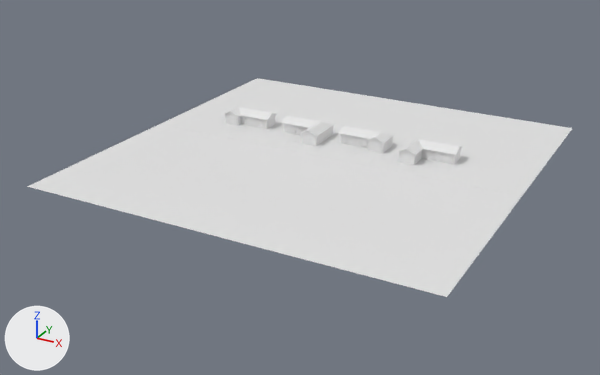
Renders of the Blender file Paperboy.blend from each side of a commit.
The view is the same before and after, from a 50 mm lens placed at (88.0, -172.2, 75.8), pointed at (-3.2, -6.3, -7.1). Lighting does not change. The marker at lower left points along +X, +Y and +Z.
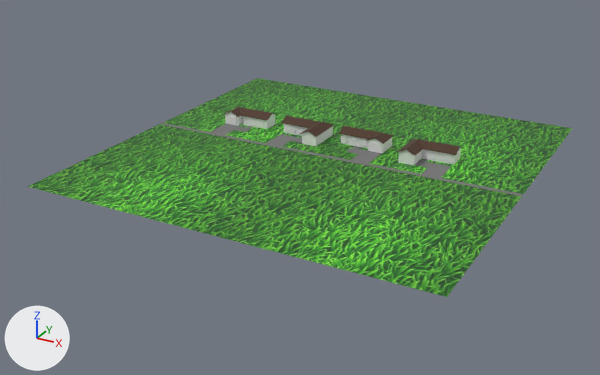
Where the change shows, as pixel boxes (x1, y1, x2, y2) in the pictures (600 x 375 px):
```json
{"object": "Plane", "change": "recoloured", "before": [27, 78, 572, 297], "after": [27, 78, 572, 297], "on screen": "white to green"}
{"object": "Plane.005", "change": "recoloured", "before": [161, 123, 523, 196], "after": [161, 123, 523, 196], "on screen": "white to grey"}
{"object": "Cube.003", "change": "recoloured", "before": [397, 139, 463, 155], "after": [397, 139, 463, 155], "on screen": "white to brown"}
{"object": "Cube.016", "change": "recoloured", "before": [281, 116, 335, 137], "after": [281, 116, 335, 137], "on screen": "white to brown"}
{"object": "Cube.009", "change": "recoloured", "before": [339, 126, 394, 144], "after": [339, 126, 394, 144], "on screen": "white to brown"}
{"object": "Plane.001", "change": "recoloured", "before": [415, 159, 452, 178], "after": [415, 159, 452, 178], "on screen": "white to grey"}
{"object": "Cube.023", "change": "recoloured", "before": [224, 107, 278, 120], "after": [224, 107, 278, 120], "on screen": "white to brown"}
{"object": "Plane.002", "change": "recoloured", "before": [346, 146, 381, 164], "after": [346, 146, 381, 164], "on screen": "white to grey"}
{"object": "Plane.003", "change": "recoloured", "before": [267, 134, 302, 146], "after": [267, 134, 302, 146], "on screen": "white to grey"}
{"object": "Plane.004", "change": "recoloured", "before": [211, 124, 253, 135], "after": [211, 124, 253, 135], "on screen": "white to grey"}
```

Scene script edits in JSON lines:
```json
{"op": "add", "block": "img_b94cc9753e674518e4bb3ef1bc3fd9f3_jpg", "code": ["img_b94cc9753e674518e4bb3ef1bc3fd9f3_jpg = load_image('b94cc9753e674518e4bb3ef1bc3fd9f3.jpg', 'Models/b94cc9753e674518e4bb3ef1bc3fd9f3.jpg', 569, 412, 'sRGB')"]}
{"op": "add", "block": "mat_material", "code": ["mat_material = principled_material('Material')", "mat_material.base_color = (0.179, 0.179, 0.179)  # grey #757575"]}
{"op": "add", "block": "mat_material_002", "code": ["mat_material_002 = principled_material('Material.002')", "mat_material_002.base_color = (0.0668, 0.0271, 0.012)  # brown #492e1d"]}
{"op": "add", "block": "mat_material_001", "code": ["mat_material_001 = bpy.data.materials.new('Material.001')", "# uses the picture img_b94cc9753e674518e4bb3ef1bc3fd9f3_jpg"]}
{"block": "me_plane_001", "where": "me_plane_001.from_pydata(...)  # 4 vertices, 1 face; spans x -50.0..50.0, y -50.0..50.0, z 0.0"}
{"op": "add", "block": "me_plane_001", "code": "me_plane_001.materials.append(mat_material_001)"}
{"block": "me_cube_007", "where": "me_cube_007.from_pydata(...)  # 15 vertices, 12 faces; spans x -2.94..10.21, y 3.92..14.43, z 2.82..4.0"}
{"op": "add", "block": "me_cube_007", "code": "me_cube_007.materials.append(mat_material_002)  # brown #492e1d"}
{"block": "me_plane_002", "where": "me_plane_002.from_pydata(...)  # 28 vertices, 26 faces; spans x 1.39..9.71, y 0.0..9.39, z 0.0..0.04"}
{"op": "add", "block": "me_plane_002", "code": "me_plane_002.materials.append(mat_material)  # grey #757575"}
{"block": "me_cube_019", "where": "me_cube_019.from_pydata(...)  # 15 vertices, 12 faces; spans x -2.94..10.21, y 3.92..14.43, z 2.82..4.0"}
{"op": "add", "block": "me_cube_019", "code": "me_cube_019.materials.append(mat_material_002)  # brown #492e1d"}
{"block": "me_plane_004", "where": "me_plane_004.from_pydata(...)  # 28 vertices, 26 faces; spans x 1.39..9.71, y 0.0..9.39, z 0.0..0.04"}
{"op": "add", "block": "me_plane_004", "code": "me_plane_004.materials.append(mat_material)  # grey #757575"}
{"block": "me_cube_014", "where": "me_cube_014.from_pydata(...)  # 15 vertices, 12 faces; spans x -2.94..10.21, y 7.59..14.43, z 2.82..4.0"}
{"op": "add", "block": "me_cube_014", "code": "me_cube_014.materials.append(mat_material_002)  # brown #492e1d"}
{"block": "me_plane_003", "where": "me_plane_003.from_pydata(...)  # 28 vertices, 26 faces; spans x 1.39..9.71, y 0.0..9.39, z 0.0..0.04"}
{"op": "add", "block": "me_plane_003", "code": "me_plane_003.materials.append(mat_material)  # grey #757575"}
{"block": "me_plane_006", "where": "me_plane_006.from_pydata(...)  # 8 vertices, 6 faces; spans x -50.0..50.0, y 1.5..2.9, z 0.0"}
{"op": "add", "block": "me_plane_006", "code": "me_plane_006.materials.append(mat_material)  # grey #757575"}
{"block": "me_cube_024", "where": "me_cube_024.from_pydata(...)  # 15 vertices, 12 faces; spans x -2.94..10.21, y 7.59..14.43, z 2.82..4.0"}
{"op": "add", "block": "me_cube_024", "code": "me_cube_024.materials.append(mat_material_002)  # brown #492e1d"}
{"block": "me_plane_005", "where": "me_plane_005.from_pydata(...)  # 28 vertices, 26 faces; spans x 1.39..9.71, y 0.0..9.39, z 0.0..0.04"}
{"op": "add", "block": "me_plane_005", "code": "me_plane_005.materials.append(mat_material)  # grey #757575"}
```
